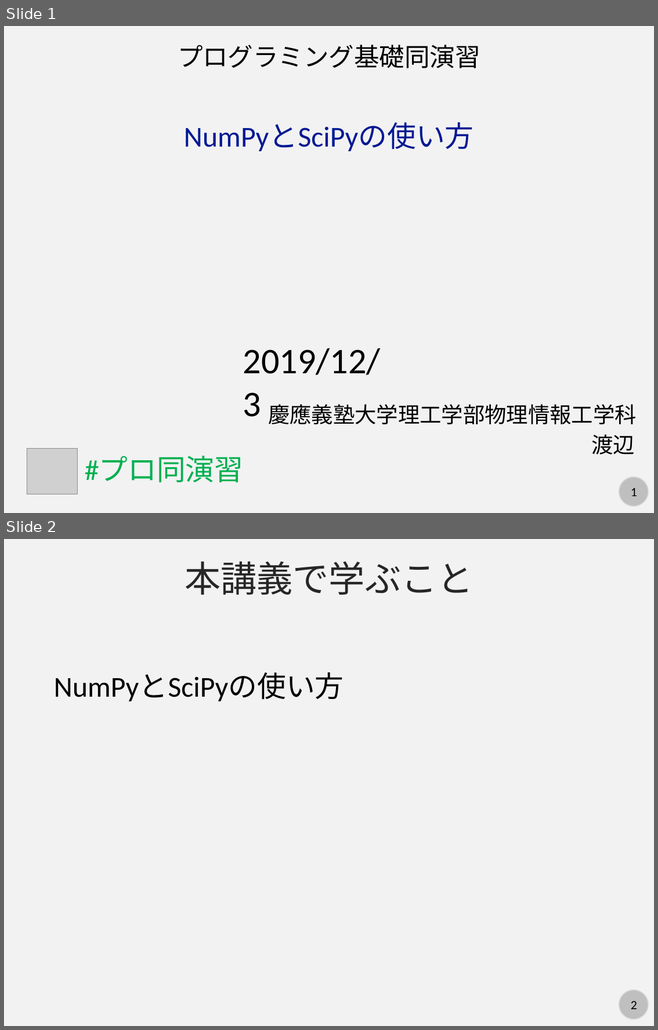
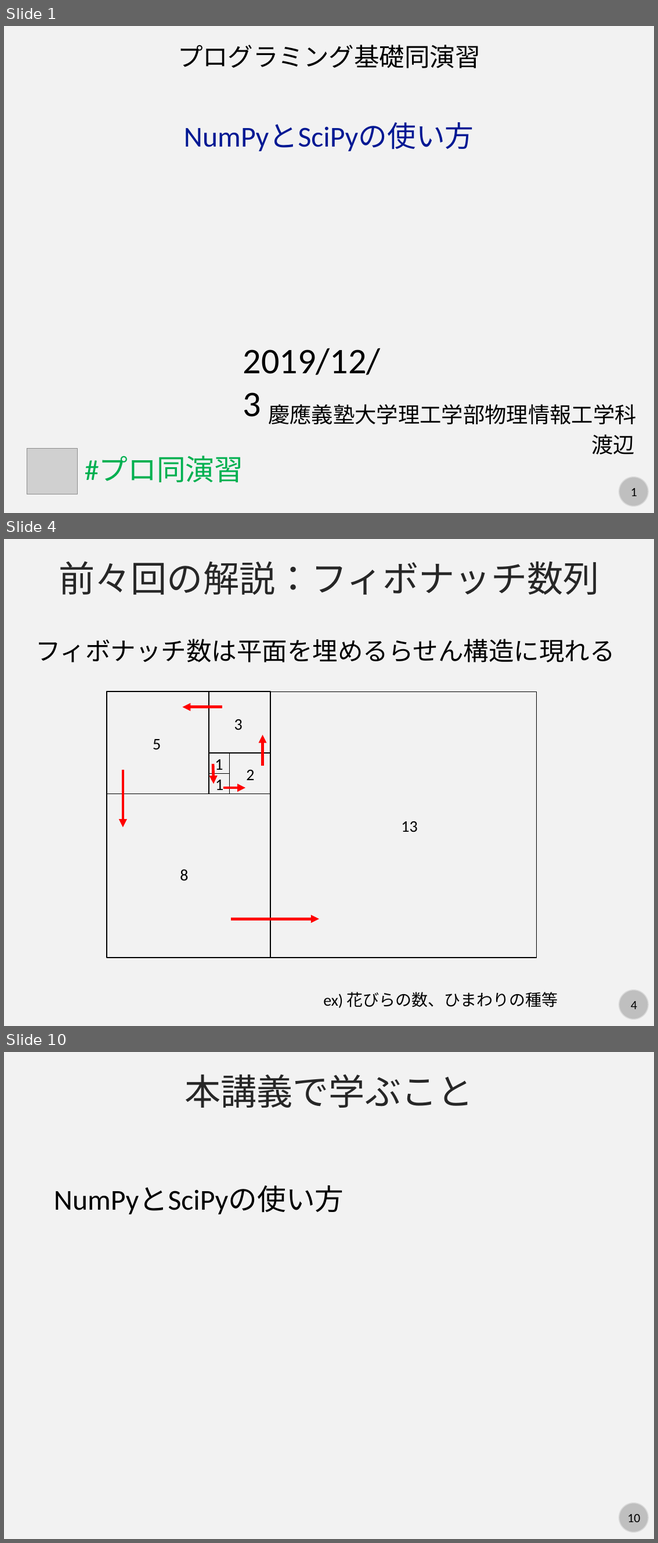
Before and after one commit to kaityo256/python_zero, a slide deck: numpy/fig/slide.pptx. Shown one above the other, each under a label of ours: slides 1 and 2 before the commit, slides 1, 4 and 10 after it; the slides between them are not shown. The pictures are 658x1030 and 658x1543 pixels, drawn with LibreOffice and Linux fonts; fonts in the diff are those of the drawing; grey boxes stand for pictures. Boxes give left, top, right and bottom in pixels: in the first picture for what was removed or moved away, otherwise in the second. Text is boxed around its words. In the diff, an @@ line names an element or a change of style, - is before the commit and + after.

```diff
--- a/numpy/fig/slide.pptx
+++ b/numpy/fig/slide.pptx
@@ slide 4 added at bbox=[4, 539, 654, 1026], background #F2F2F2; not listed: 2 template elements that a slide beside it also shows @@
@@ text added at bbox=[59, 561, 598, 595], 40 pt, text #262626 @@
+前々回の解説：フィボナッチ数列
@@ text added at bbox=[35, 639, 615, 663], 28 pt, text #000000 @@
+フィボナッチ数は平面を埋めるらせん構造に現れる
@@ rectangle added at bbox=[107, 692, 209, 794], outline #000000 1 pt @@
@@ rectangle added at bbox=[209, 692, 270, 752], outline #000000 1 pt @@
@@ rectangle added at bbox=[270, 692, 536, 957], outline #000000 1 pt @@
@@ arrow added from (222, 707) to (183, 707), #FF0000 3 pt @@
@@ text added at bbox=[234, 719, 242, 730], 18 pt, text #000000 @@
+3
@@ text added at bbox=[152, 739, 161, 750], 18 pt, text #000000 @@
+5
@@ arrow added from (263, 766) to (263, 735), #FF0000 3 pt @@
@@ rectangle added at bbox=[209, 754, 229, 773], outline #000000 1 pt @@
@@ arrow added from (213, 764) to (213, 784), #FF0000 3 pt @@
@@ text added at bbox=[215, 759, 223, 774], 18 pt, text #000000 @@
+1
@@ rectangle added at bbox=[230, 754, 270, 794], outline #000000 1 pt @@
@@ arrow added from (123, 770) to (123, 827), #FF0000 3 pt @@
@@ rectangle added at bbox=[209, 773, 229, 794], outline #000000 1 pt @@
@@ text added at bbox=[215, 776, 223, 790], 18 pt, text #000000 @@
+1
@@ text added at bbox=[246, 770, 254, 780], 18 pt, text #000000 @@
+2
@@ rectangle added at bbox=[107, 794, 270, 958], outline #000000 1 pt @@
@@ arrow added from (224, 788) to (246, 788), #FF0000 3 pt @@
@@ text added at bbox=[401, 821, 417, 832], 18 pt, text #000000 @@
+13
@@ text added at bbox=[180, 870, 188, 881], 18 pt, text #000000 @@
+8
@@ arrow added from (231, 919) to (319, 919), #FF0000 3 pt @@
@@ text added at bbox=[323, 992, 558, 1008], 18 pt, text #000000 @@
+ex) 花びらの数、ひまわりの種等
@@ what was slide 2 is now slide 10 @@
@@ page number at bbox=[627, 1514, 640, 1522]: text changed @@
-2
+10
```
Also in this commit, not shown: 7 other slides added.
